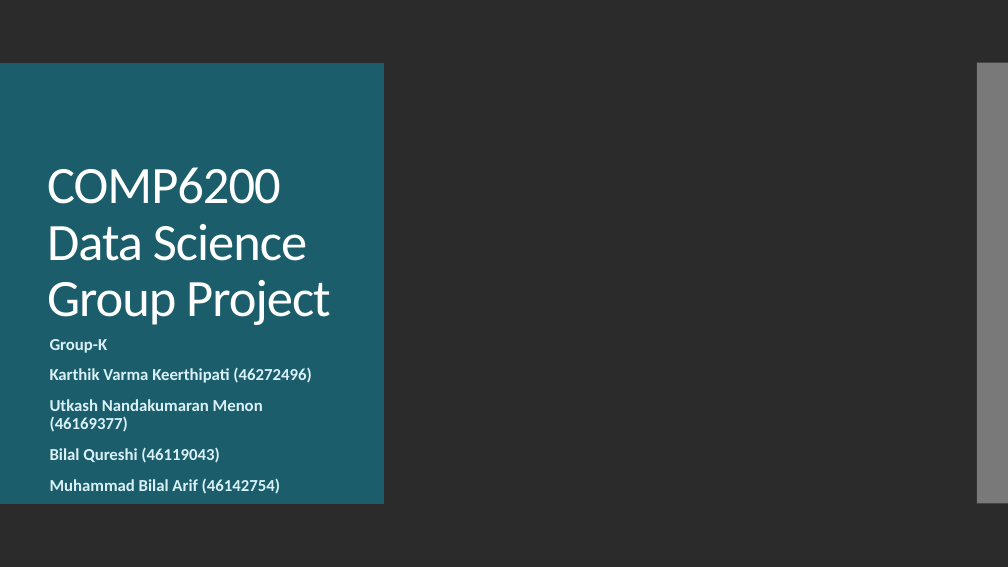
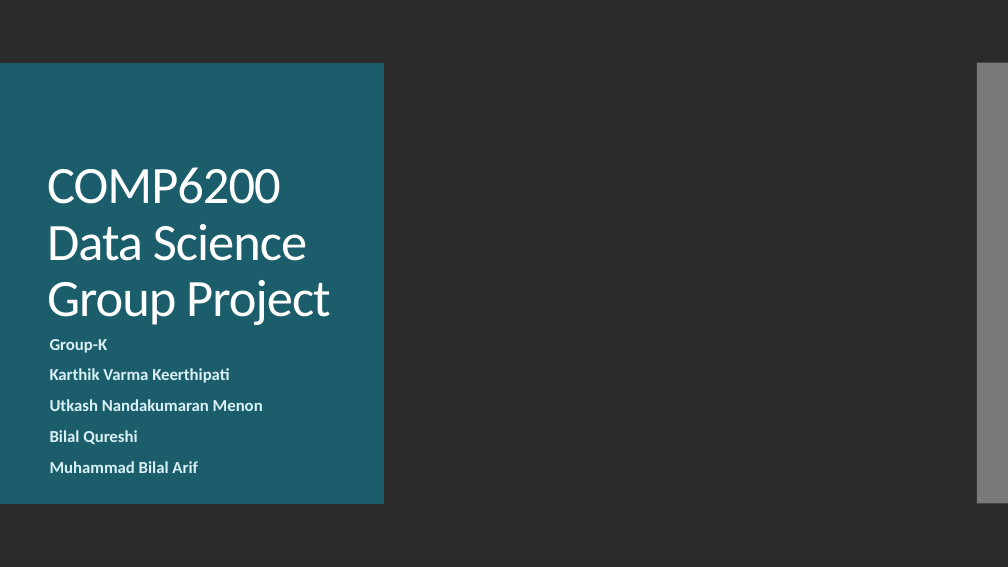
Before and after one commit to karthikvarma1/Projects, a slide deck: slide 1 of COMP6200 Data Science Group Project.pptx. Drawn at 1008x567 pixels with LibreOffice and Linux fonts; fonts in the diff are those of the drawing; background and template pictures are left out; a plain dark background stands for a picture behind light text. Boxes give left, top, right and bottom in pixels: in the first picture for what was removed or moved away, otherwise in the second. Text is boxed around its words. In the diff, an @@ line names an element or a change of style, - is before the commit and + after.

Commit message:
PPT

```diff
--- a/COMP6200 Data Science Group Project.pptx
+++ b/COMP6200 Data Science Group Project.pptx
@@ subtitle at box(50, 368, 263, 473): text changed @@
-Karthik Varma Keerthipati (46272496)
-Utkash Nandakumaran Menon (46169377)
-Bilal Qureshi (46119043)
-Muhammad Bilal Arif (46142754)
+Karthik Varma Keerthipati
+Utkash Nandakumaran Menon
+Bilal Qureshi
+Muhammad Bilal Arif
```
